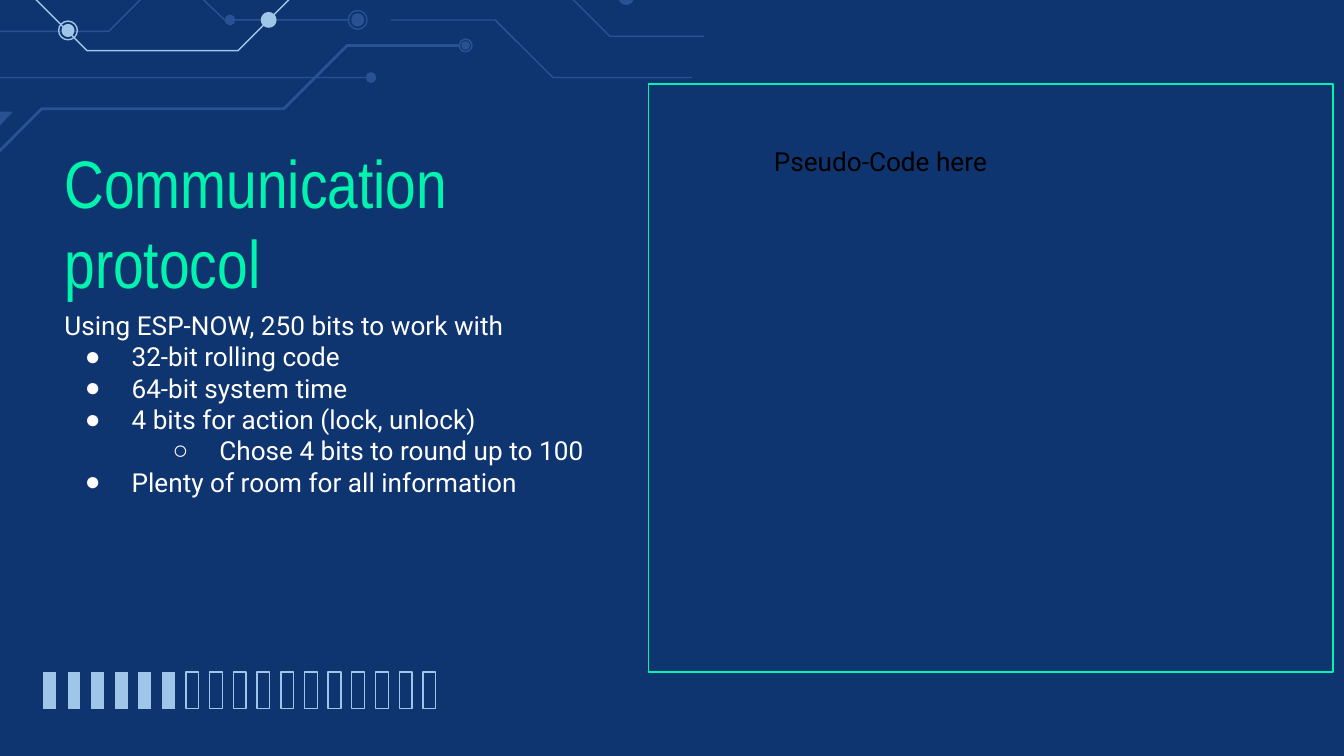
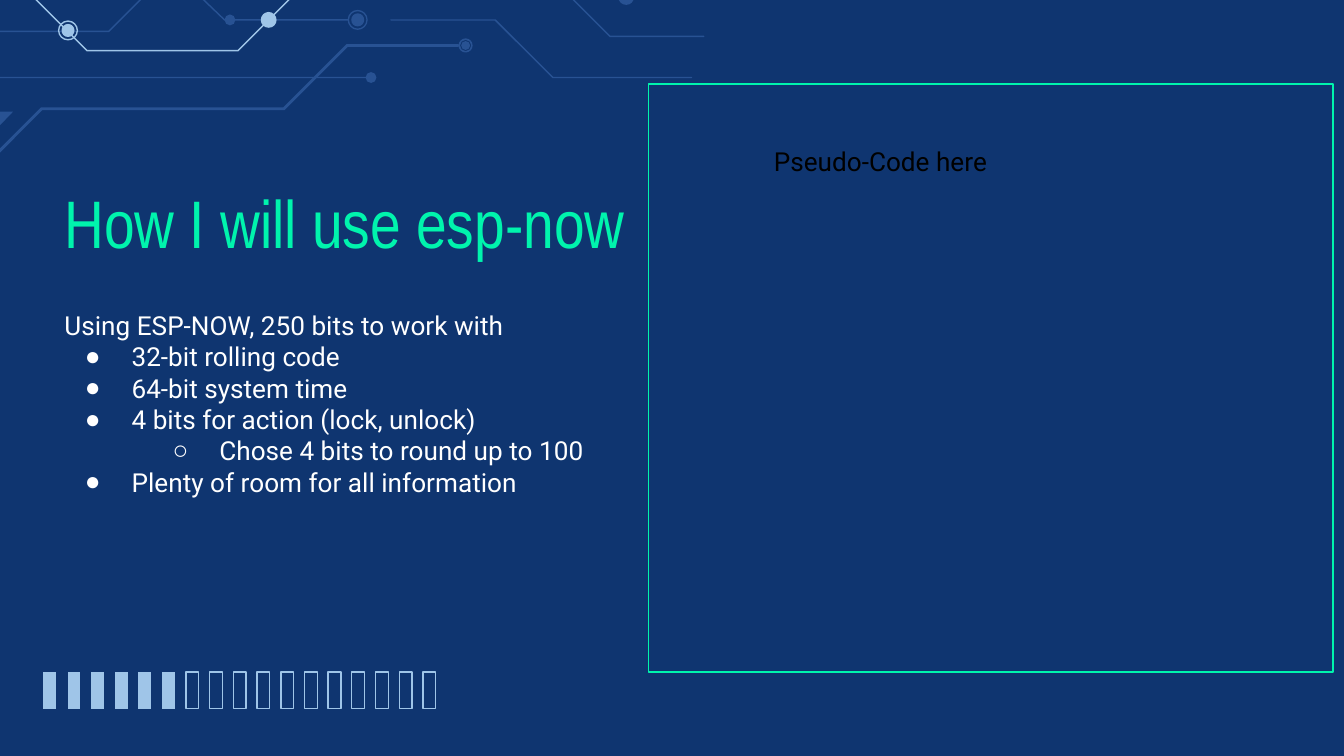
Before and after one commit to Hanover-CS/HC23-Isaac-Bevis-Senior-Project, a slide deck: slide 14 of Presentation/CS461 Proposal.pptx (slide 13 before the commit). Drawn at 1344x756 pixels with LibreOffice and Linux fonts; fonts in the diff are those of the drawing. Boxes give left, top, right and bottom in pixels: in the first picture for what was removed or moved away, otherwise in the second. Text is boxed around its words. In the diff, an @@ line names an element or a change of style, - is before the commit and + after.

Commit message:
Working with presentation ref #10

```diff
--- a/Presentation/CS461 Proposal.pptx
+++ b/Presentation/CS461 Proposal.pptx
@@ title at (64,199,624,261): text changed @@
-Communication protocol
+How I will use esp-now
```
Also in this commit, not shown: 2 other slides changed, 8 slides added, 2 slides removed, 1 other file.
